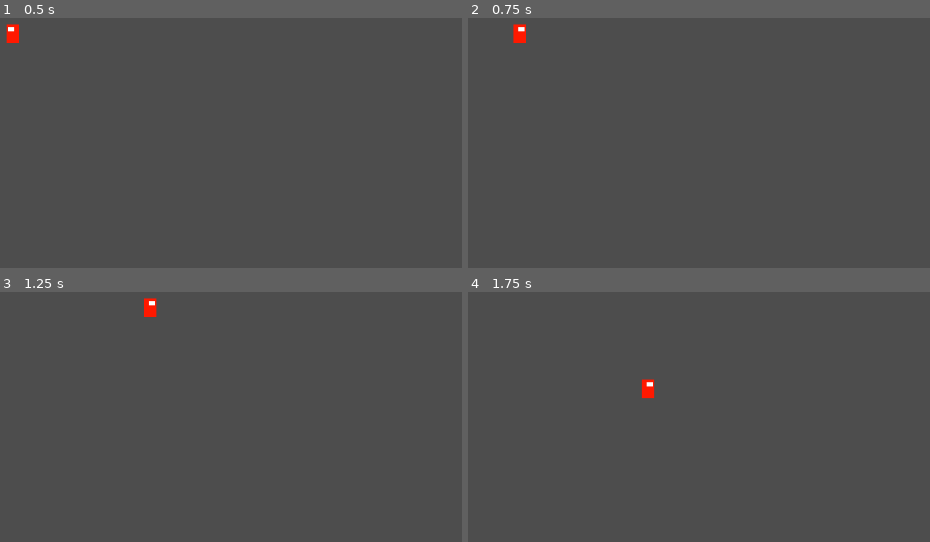
Above: before the commit, frames 1-4 (two rows, left to right).
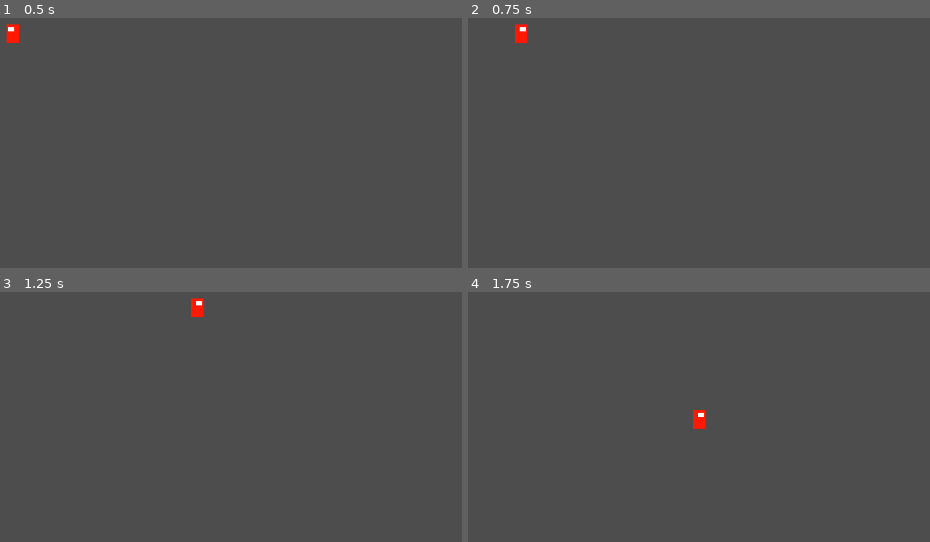
Above: after the commit, the same moments.

Repository: Sfafg/Dr.-Sudra
Game: Godot game, scene res://node_2d.tscn
Same seed, same stepped clock (60 frames per second), same inputs: the game is played once before the commit and once after it.
Inputs:
- Up to frame 1 (0.5 s): no input
- Up to frame 2 (0.75 s): tap Enter (ui_accept) at 0.5 s; hold D from 0.53 s (still down)
- Up to frame 3 (1.25 s): keep holding D; tap Enter (ui_accept) at 0.77 s
- Up to frame 4 (1.75 s): release D at 1.28 s; hold S from 1.28 s (still down); tap Enter (ui_accept) at 1.52 s

Frame 1 is identical in both runs. In frame 2, less than 0.1% of the frame differs, in the area x 9-13%, y 2-10%; in frame 3, 0.4%, in the area x 31-45%, y 2-10%; in frame 4, 0.4%.

Commit message:
Wyłaczenie animacji chodzenia

Diff:
--- a/Scripts/Movement.gd
+++ b/Scripts/Movement.gd
@@ -27,7 +27,7 @@
 
 	# Obliczanie prędkości, którą ma osiągnąć objekt.
 	var targetVelocity = moveDirection * maxSpeed
-	targetVelocity *= stepAnimation
+	#targetVelocity *= stepAnimation
 
 	# Siła potrzebna do skierowania postaci w kierunku targetVelocity.
 	var steeringForce = targetVelocity - velocity
